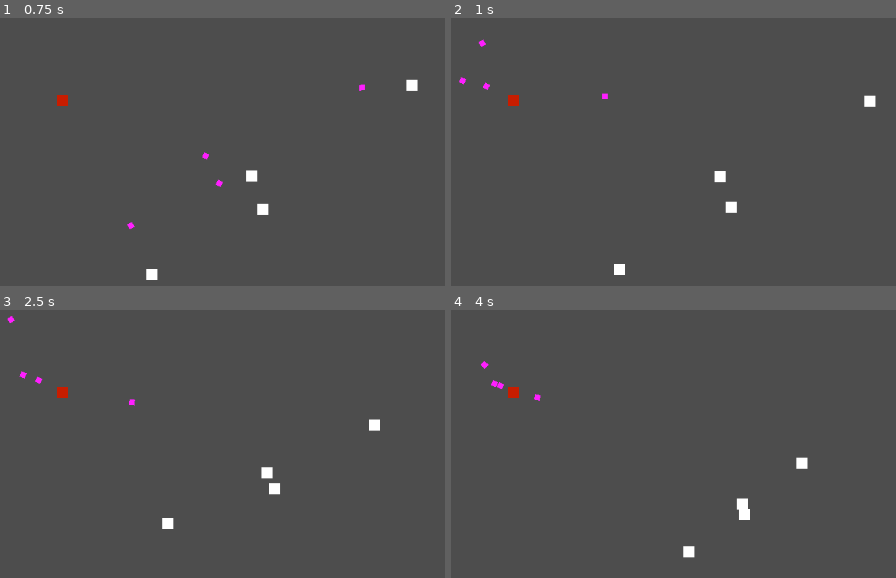
Above: before the commit, frames 1-4 (two rows, left to right).
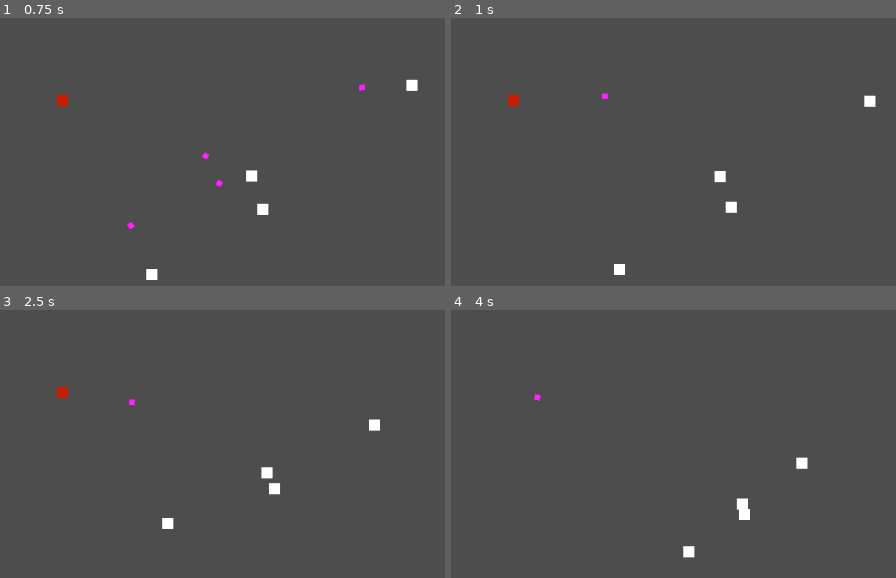
Above: after the commit, the same moments.

Repository: Denomycor/ddj
Game: Godot game, scene res://assets/scenes/game.tscn
Two runs of this game, one before a commit and one after it. Both use one fixed random seed, a clock stepped at 60 frames per second and the inputs below.
Inputs (mouse positions are in pixels of both pictures, inside the frame that each line leads up to):
- Up to frame 1 (0.75 s): tap Enter at 0.5 s; move the mouse to (outside the picture) at 0.52 s; click (outside the picture) at 0.67 s
- Up to frame 2 (1 s): no input
- Up to frame 3 (2.5 s): move the mouse to (120, 521) at 1.27 s; click (120, 521) at 1.42 s; move the mouse to (360, 398) at 2.02 s; click (360, 398) at 2.17 s
- Up to frame 4 (4 s): move the mouse to (outside the picture) at 2.77 s; click (outside the picture) at 2.92 s; move the mouse to (outside the picture) at 3.52 s; click (outside the picture) at 3.67 s

Frame 1 is identical in both runs. In frame 2, less than 0.1% of the frame differs, in the area x 1-9%, y 7-27%; in frame 3, less than 0.1%; in frame 4, 0.2%, in the area x 6-16%, y 19-33%.

Commit message:
Im tipsy, but felt like doing some game dev

Diff:
--- a/assets/scenes/projectiles/projectile.tscn
+++ b/assets/scenes/projectiles/projectile.tscn
@@ -22,9 +22,9 @@
 color = Color(1, 0.12549, 1, 1)
 polygon = PackedVector2Array(-4, -4, -4, 4, 4, 4, 4, -4)
 
-[node name="HurtboxComponent" type="Area2D" parent="."]
+[node name="Area2D" type="Area2D" parent="."]
 collision_layer = 4
 collision_mask = 2
 
-[node name="CollisionShape2D" type="CollisionShape2D" parent="HurtboxComponent"]
+[node name="CollisionShape2D" type="CollisionShape2D" parent="Area2D"]
 shape = SubResource("RectangleShape2D_0g1ag")
--- a/assets/scripts/projectile.gd
+++ b/assets/scripts/projectile.gd
@@ -6,6 +6,14 @@
 
 var distance_acc := 0.0
 var locked := true
+
+
+func _ready() -> void:
+	$Area2D.area_entered.connect(func(area: Area2D):
+		if(area is HitboxComponent):
+			area.deal_damage(10)
+			destroy()
+	)
 
 
 func set_properties_and_start(from: Vector2, rot: float) -> void:
--- a/assets/scripts/troop.gd
+++ b/assets/scripts/troop.gd
@@ -21,6 +21,9 @@
 		(target.get_node("HitboxComponent") as HitboxComponent).deal_damage(1)
 
 
+# Testing purposes
 func _input(event):
 	if(event is InputEventMouseButton):
-		projectile_spawner_component.shoot(get_tree().get_first_node_in_group("enemy_troops").global_position)
+		var enemy := get_tree().get_first_node_in_group("enemy_troops")
+		if(enemy):
+			projectile_spawner_component.shoot(enemy.global_position)
